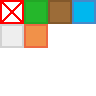
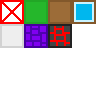
Layered file, before and after one edit (96 x 96). Changes by layer:
renamed "레이어 1" to "레이어 5", painted on it over [24, 0, 96, 48]
